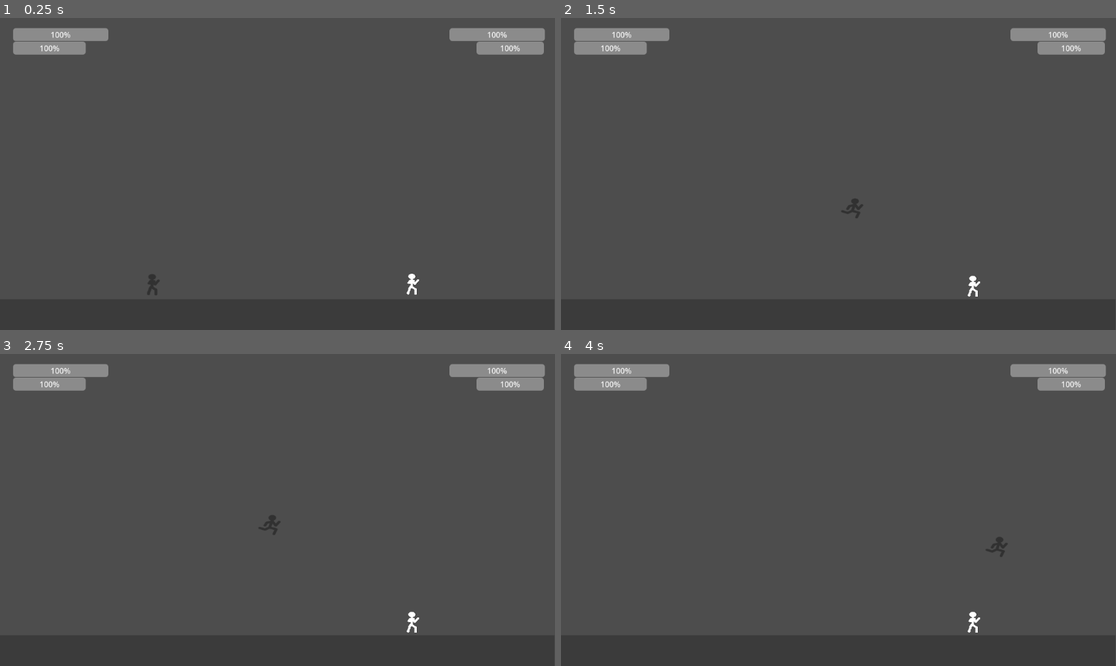
Above: before the commit, frames 1-4 (two rows, left to right).
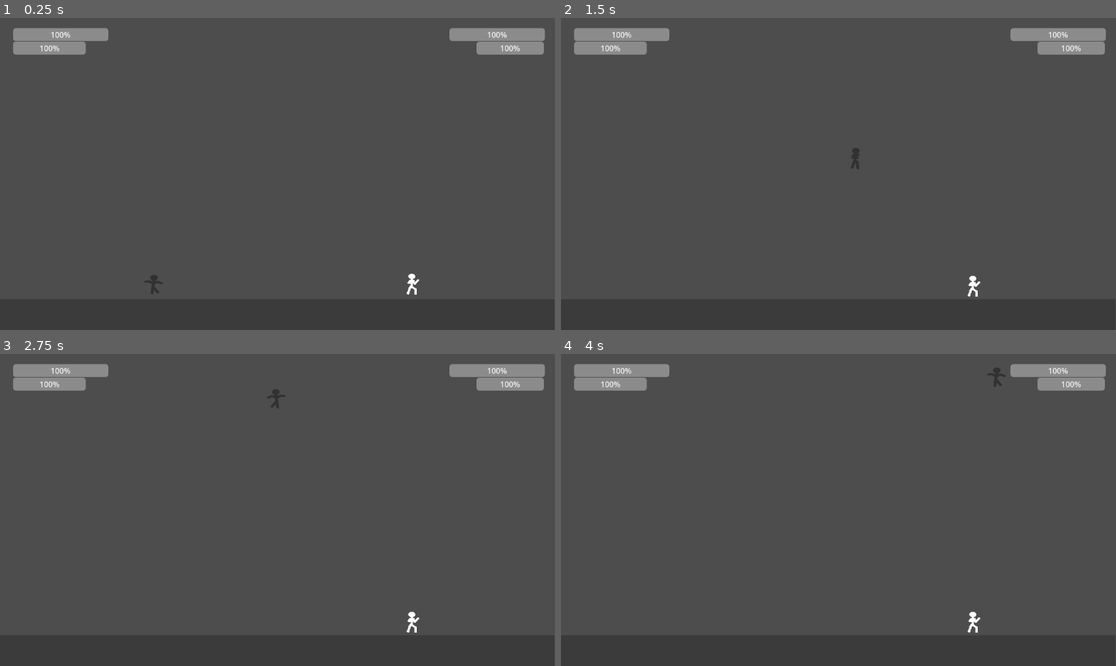
Above: after the commit, the same moments.

Repository: dsivodhamen-cmd/RunTheFade
Game: Godot game, scene res://scenes/game.tscn
Two runs of this game, one before a commit and one after it. Both use one fixed random seed, a clock stepped at 60 frames per second and the inputs below.
Inputs:
- Up to frame 1 (0.25 s): no input
- Up to frame 2 (1.5 s): hold F (p1_block) 0.53-1.28 s; hold D (p1_right) from 0.53 s (still down); tap W (p1_up) at 0.77, 1.07 s; tap X (p1_heavy_attack) at 0.8, 1.35 s
- Up to frame 3 (2.75 s): tap W (p1_up) at 1.52, 1.82 s; tap C (p1_light_attack) at 1.55, 2.1 s; release D (p1_right) at 2.03 s; hold A (p1_left) from 2.03 s (still down); hold H (p2_block) from 2.03 s (still down)
- Up to frame 4 (4 s): release A (p1_left) at 2.78 s; release H (p2_block) at 2.78 s; hold D (p1_right) from 2.78 s (still down); tap H (p2_block) at 2.85 s; tap W (p1_up) at 3.02, 3.32, 3.77 s; tap M (p2_heavy_attack) at 3.05, 3.6 s; tap N (p2_light_attack) at 3.8 s

The runs differ from the first frame. In frame 1, less than 0.1% of the frame differs, in the area x 26-30%, y 82-89%; in frame 2, 0.1%, in the area x 50-55%, y 41-65%; in frame 3, 0.1%; in frame 4, 0.1%.

Commit message:
MOST animations for player 1

Diff:
--- a/run-the-fade/scripts/player_1.gd
+++ b/run-the-fade/scripts/player_1.gd
@@ -20,6 +20,9 @@
 # create a varaible storing the players blocking, make it where they arent blocking
 var parry_window = 0.2
 # create a varabile storing the window where the player can parry attacks.
+var is_attacking = false
+# creates a variable storing the players atacking, make it where they arent attacking
+
 
 @export var animation: AnimationPlayer
 # exporting an varaible storing all the animations for player 1
@@ -33,6 +36,8 @@
 # exporting the progress bar and making it an variable for storing posture
 @export var p1_hitbox: Area2D
 # exporting an area 2d and making the the varaible for the players hitbox
+@onready var sprite_2d: Sprite2D = $Sprite2D
+# bringst the sprite 2d into the code allowing for it to be referenced (will be used to flip sprite)
 
 
 func _ready() -> void:
@@ -48,34 +53,62 @@
 # makes p1_hitbox stay on all the time.
 
 func _physics_process(delta: float) -> void:
+	var direction = Input.get_axis("p1_left", "p1_right")
+# A varabile storing the direction of where the player travels
+
+	if is_attacking:
+		move_and_slide()
+		return
+# If the player is attacking then this will prevent the player from moving
+	if is_parrying:
+		move_and_slide()
+		return
+# If the player is parrying then this will prevent the player from moving
+
+	if direction > 0:
+		sprite_2d.flip_h = false
+# If the player is moving to the right then the sprite will not flip
+	elif direction < 0:
+		sprite_2d.flip_h = true
+# If the player is moving to the left then the sprite will flip facing the right direction.
+
+
+	if direction:
+		velocity.x = direction * speed
+
+# allows the player to move in the direction they are holding
+		if is_on_floor():
+			animation.play("walking")
+# Plays the walking animation if the player is moving while on the floor
+	else:
+		velocity.x = move_toward(velocity.x, 0, speed)
+# if the player lets go they will stop moving
+		if is_on_floor():
+			animation.play("idle")
+# Plays the idle animation if the player isnt moving while on the floor.
+
 	if is_on_floor():
 		jumps_left = max_jumps
 # if the player is on the floor the player gets the maximum ammount of jumps
 
 		if Input.is_action_just_pressed("p1_up"):
 			velocity.y = jump
-# allows the player to jump when they are on the floor
+			animation.play("jumping")
+			jumps_left -= 1
+# allows the player to jump when they are on the floor and plays the jumping animation
 
 	if not is_on_floor():
 		velocity += get_gravity() * delta
 # giving the player gravity making them fall if they are in the air
+		if velocity.y > 0:
+			animation.play("falling")
+# if the player is falling (negative y) then the falling animation will play
 
 		if Input.is_action_just_pressed("p1_up") and jumps_left > 0:
 			velocity.y = jump
+			animation.play("jumping")
 			jumps_left -= 1
-# allows the player to jump in the air if they have enough jumps left
-
-	var direction = Input.get_axis("p1_left", "p1_right")
-# A varabile storing the direction of where the player travels
-	if direction:
-		velocity.x = direction * speed
-
-# allows the player to move in the direction they are holding
-		animation.play("walking")
-# Plays the walking animation
-	else:
-		velocity.x = move_toward(velocity.x, 0, speed)
-# if the player lets go they will stop moving
+# allows the player to jump in the air if they have enough jumps left and plays the jumping animation
 
 	move_and_slide()
 # makes the player move
@@ -90,6 +123,7 @@
 
 	if Input.is_action_pressed("p1_block") and !is_parrying:
 		is_blocking = true
+		animation.play("Block")
 # if the player holds the block button and misses the parry window then they will block.
 
 	else:
@@ -107,17 +141,30 @@
 
 
 func light_attack():
+	if is_attacking:
+		return
+# returns the function if the player is attacking
+
+	is_attacking = true
+# sets attacking to true
+
 	if Input.is_action_pressed("p1_down"):
 # if the player is holding down when they attack then it will down light
-		print("Down L attack")
+		animation.play("Light down attack")
+# plays the down light attack animation
 
 	elif Input.is_action_pressed("p1_left") or Input.is_action_pressed("p1_right"):
 # if the play is holding right or left when they attack it will side light
-		print("Side L attack")
-
-	else:
-		print("Up L attack")
+		animation.play("Light side attack")
+# plays the side light attack animation
+
+	else:
+		animation.play("Light up attack")
 # if the player is not holding anything when they attack then it will Up attack
+
+	await animation.animation_finished
+	is_attacking = false
+# waits for the animation to end and then makes the player stop attacking
 
 	for area in p1_hitbox.get_overlapping_areas():
 # a for loop going through for all areas inside of p1_hitbox
@@ -127,17 +174,30 @@
 
 
 func heavy_attack():
+	if is_attacking:
+		return
+# returns the function if the player is already attacking
+
+	is_attacking = true
+# sets attacking to true
+
 	if Input.is_action_pressed("p1_down"):
 # if the player is holding down when they attack then it will down heavy
-		print("Down H attack")
+		animation.play("Heavy down attack")
+# plays the heavy down attack animation
 
 	elif Input.is_action_pressed("p1_left") or Input.is_action_pressed("p1_right"):
 # if the play is holding right or left when they attack it will side heavy
-		print("Side H attack")
-
-	else:
-		print("Up H attack")
-# if the player is not holding anything when they attack then it will Up heavy
+		animation.play("Heavy side attack")
+# plays the heavy side attack animation
+
+	else:
+		animation.play("Heavy up attack")
+# if the player is not holding anything when they attack then it will Up heavy and play animation
+
+	await animation.animation_finished
+	is_attacking = false
+# waits for the animation to end and then makes the player stop attacking
 
 	for area in p1_hitbox.get_overlapping_areas():
 # a for loop going through all areas inside of p1_hitbox
@@ -149,6 +209,8 @@
 func start_parry():
 	is_parrying = true
 # when the player presses the block button then it will turn on parry
+	animation.play("Parry")
+# plays the parry animation
 
 	await get_tree().create_timer(parry_window).timeout
 	is_parrying = false
@@ -164,10 +226,8 @@
 		p1_posture_ui.value = p1_posture
 # when the player lands a parry they will gain 15 posture.
 
-		print("parry")
-
-		return
-# returns the function allowing the player to parry again immediately
+		return
+# returns the function
 
 
 	if is_blocking:
